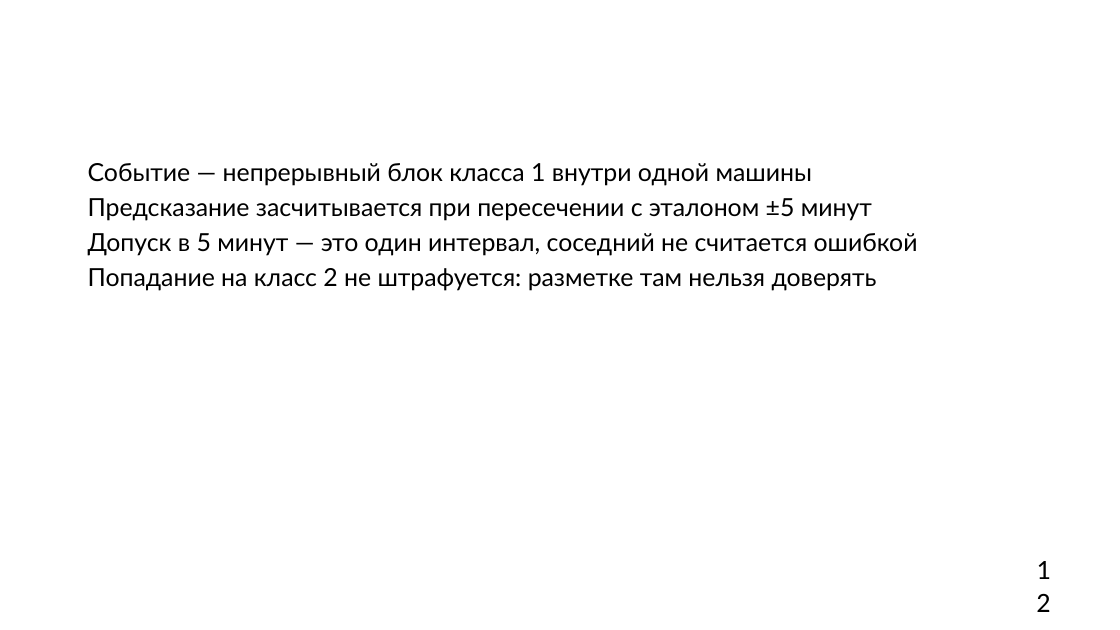
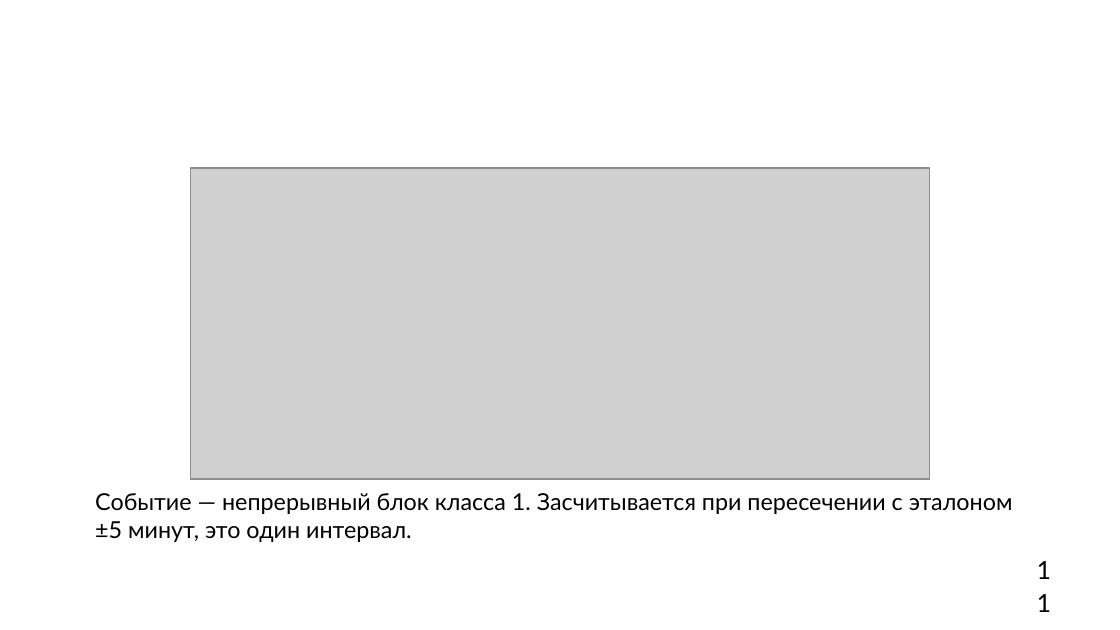
Before and after one commit to hehehelp123/fuel-refuel-lab, a slide deck: slide 11 of Лаба_заправки.pptx (slide 12 before the commit). Drawn at 1120x630 pixels with LibreOffice and Linux fonts; fonts in the diff are those of the drawing; grey boxes stand for pictures; background and template pictures are left out. Boxes give left, top, right and bottom in pixels: in the first picture for what was removed or moved away, otherwise in the second. Text is boxed around its words. In the diff, an @@ line names an element or a change of style, - is before the commit and + after.

```diff
--- a/Лаба_заправки.pptx
+++ b/Лаба_заправки.pptx
@@ picture added at box(190, 168, 930, 479) @@
@@ text at box(95, 493, 1013, 542): text changed; size 16 to 15 pt @@
-Событие — непрерывный блок класса 1 внутри одной машины
-Предсказание засчитывается при пересечении с эталоном ±5 минут
-Допуск в 5 минут — это один интервал, соседний не считается ошибкой
-Попадание на класс 2 не штрафуется: разметке там нельзя доверять
+Событие — непрерывный блок класса 1. Засчитывается при пересечении с эталоном ±5 минут, это один интервал.
```
Also in this commit, not shown: 12 other slides changed, 1 slide added, 2 slides removed, 10 other files.
